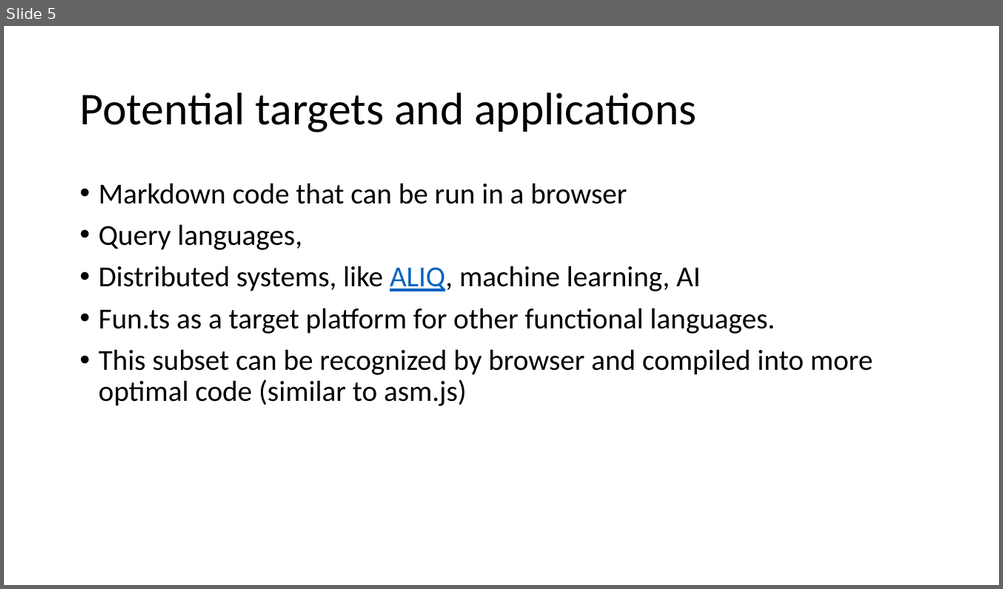
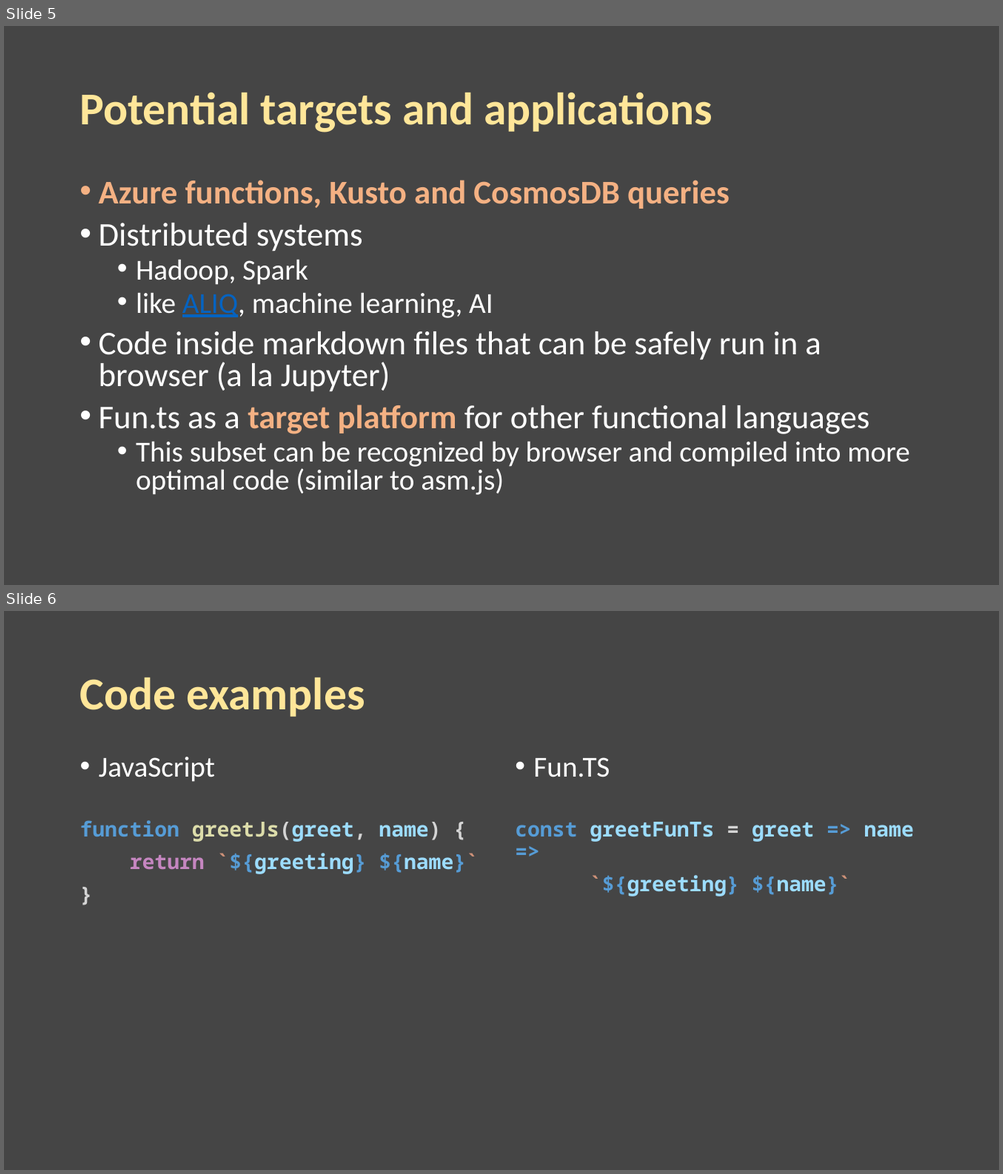
Before and after one commit to ts-common/fun.ts, a slide deck: doc/demo/about_FUNts.pptx. Shown one above the other, each under a label of ours: slide 5 before the commit, slides 5 and 6 after it. The pictures are 1003x589 and 1003x1174 pixels, drawn with LibreOffice and Linux fonts; fonts in the diff are those of the drawing. Boxes give left, top, right and bottom in pixels: in the first picture for what was removed or moved away, otherwise in the second. Text is boxed around its words. In the diff, an @@ line names an element or a change of style, - is before the commit and + after.

```diff
--- a/doc/demo/about_FUNts.pptx
+++ b/doc/demo/about_FUNts.pptx
@@ slide 6 added at (x1=4, y1=611, x2=999, y2=1170), background #454545 @@
@@ title added at (x1=79, y1=678, x2=364, y2=717), 44 pt, text #FFE699, bold @@
+Code examples
@@ text added at (x1=99, y1=757, x2=215, y2=782), 28 pt, text #FFFFFF @@
+• JavaScript
@@ text added at (x1=533, y1=758, x2=609, y2=777), 28 pt, text #FFFFFF @@
+• Fun.TS
@@ text added at (x1=80, y1=820, x2=478, y2=874), 20 pt, text #9CDCFE, bold @@
+function greetJs(greet, name) {
+return `${greeting} ${name}`
+}
@@ text added at (x1=515, y1=822, x2=913, y2=897), 20 pt, text #9CDCFE, bold @@
+const greetFunTs = greet => name =>
+`${greeting} ${name}`
@@ slide 5 changed as well @@
@@ background #FFFFFF to #454545 @@
@@ title "Potential targets and applications" at (x1=79, y1=92, x2=711, y2=133): text colour #000000 to #FFE699, bold on @@
@@ text at (x1=99, y1=180, x2=870, y2=434): text changed; size 28 to 32 pt; text colour #000000 to #FFFFFF @@
-• Markdown code that can be run in a browser
-• Query languages,
-• Distributed systems, like ALIQ, machine learning, AI
-• Fun.ts as a target platform for other functional languages.
+• Azure functions, Kusto and CosmosDB queries
+• Distributed systems
+  • Hadoop, Spark
+  • like ALIQ, machine learning, AI
+• Code inside markdown files that can be safely run in a browser (a la Jupyter)
+• Fun.ts as a target platform for other functional languages
@@ text at (x1=136, y1=442, x2=910, y2=495): text colour #000000 to #FFFFFF in "This subset can be recognized by browser ..."; list level 1 to 2 in "This subset can be recognized ..."; line spacing 0.9 to 0.8 @@
```
Also in this commit, not shown: 5 other slides changed, 3 other slides added.
